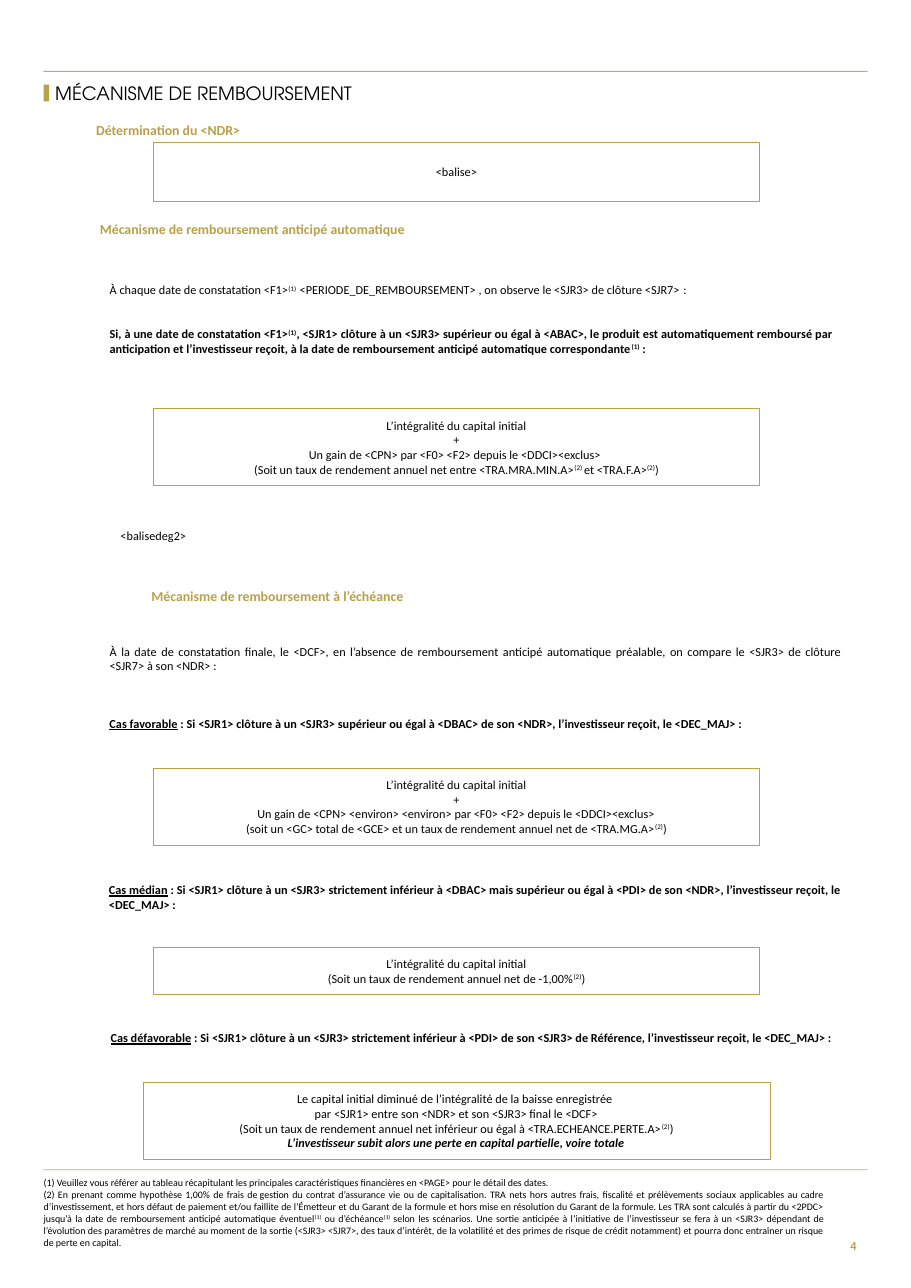
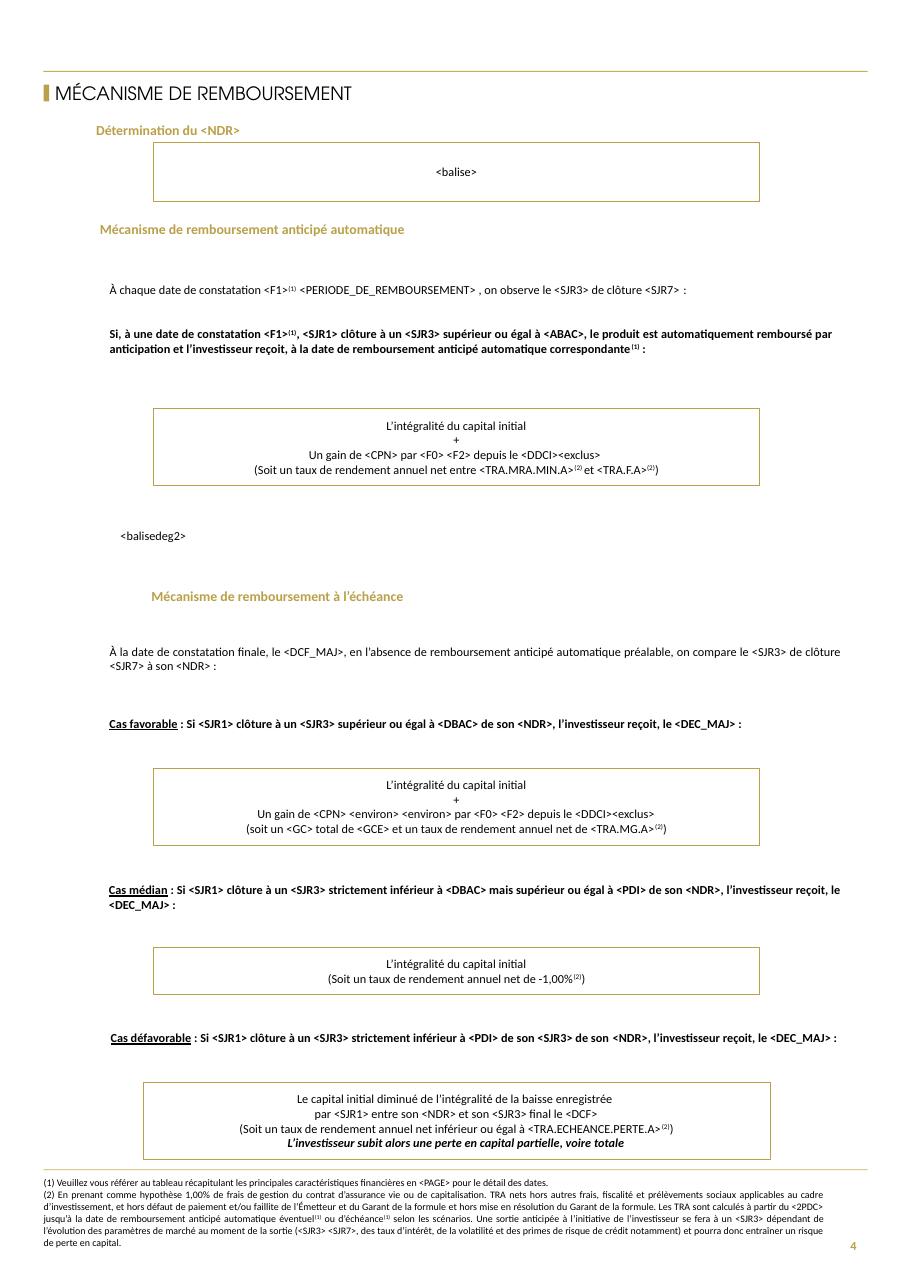
Before and after one commit to guillaumejacquin/Moulinette_Brochure_Equitim, a slide deck: slide 4 of Templates/BNP Paribas.pptx. Drawn at 911x1288 pixels with LibreOffice and Linux fonts; fonts in the diff are those of the drawing; background and template pictures are left out. Boxes give left, top, right and bottom in pixels: in the first picture for what was removed or moved away, otherwise in the second. Text is boxed around its words. In the diff, an @@ line names an element or a change of style, - is before the commit and + after.

```diff
--- a/Templates/BNP Paribas.pptx
+++ b/Templates/BNP Paribas.pptx
@@ text at [110, 645, 840, 670]: text changed @@
-À la date de constatation finale, le <DCF>, en l’absence de remboursement anticipé automatique préalable, on compare le <SJR3> de clôture <SJR7> à son <NDR> :
+À la date de constatation finale, le <DCF_MAJ>, en l’absence de remboursement anticipé automatique préalable, on compare le <SJR3> de clôture <SJR7> à son <NDR> :
@@ text at [111, 1032, 831, 1046]: text changed @@
-Cas défavorable : Si <SJR1> clôture à un <SJR3> strictement inférieur à <PDI> de son <SJR3> de Référence, l’investisseur reçoit, le <DEC_MAJ> :
+Cas défavorable : Si <SJR1> clôture à un <SJR3> strictement inférieur à <PDI> de son <SJR3> de son <NDR>, l’investisseur reçoit, le <DEC_MAJ> :
```
Also in this commit, not shown: 1 other file.
